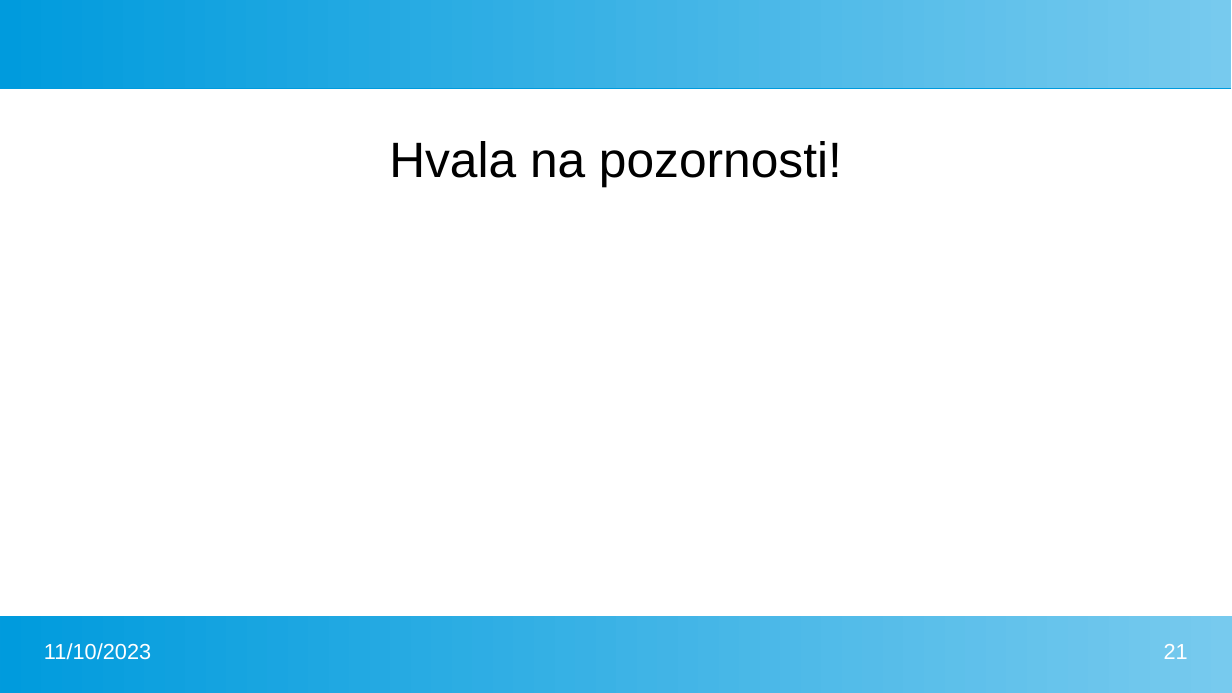
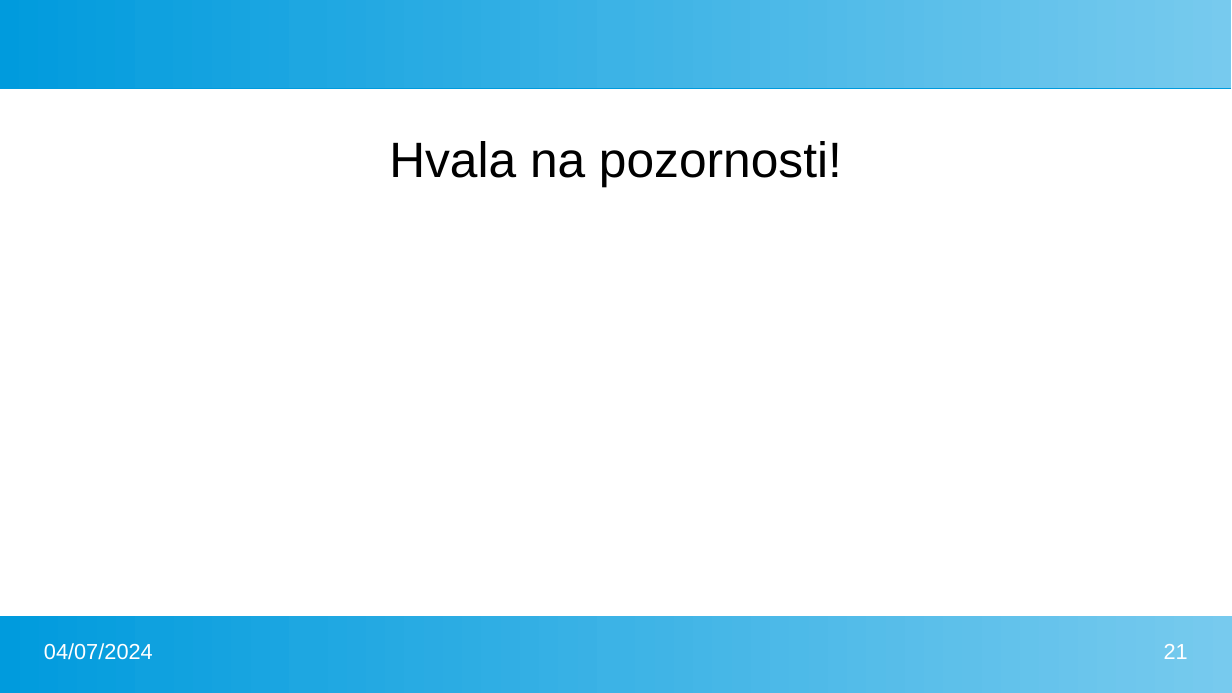
Before and after one commit to FlatAssembler/PicoBlaze_Simulator_in_JS, a slide deck: slide 21 of seminar/PicoBlaze.pptx. Drawn at 1232x693 pixels with LibreOffice and Linux fonts; fonts in the diff are those of the drawing. Boxes give left, top, right and bottom in pixels: in the first picture for what was removed or moved away, otherwise in the second. Text is boxed around its words. In the diff, an @@ line names an element or a change of style, - is before the commit and + after.

```diff
--- a/seminar/PicoBlaze.pptx
+++ b/seminar/PicoBlaze.pptx
@@ rectangle at (x1=0, y1=616, x2=1232, y2=693): fill gradient #77CAEE to #009BDD to gradient #77CAEE to #75C9EE to #73C9ED to #71C8ED to #6FC7ED to #6EC6ED @@
@@ text at (x1=44, y1=643, x2=153, y2=660): text changed @@
-11/10/2023
+04/07/2024
```
Also in this commit, not shown: 20 other slides changed, 1 other file.
